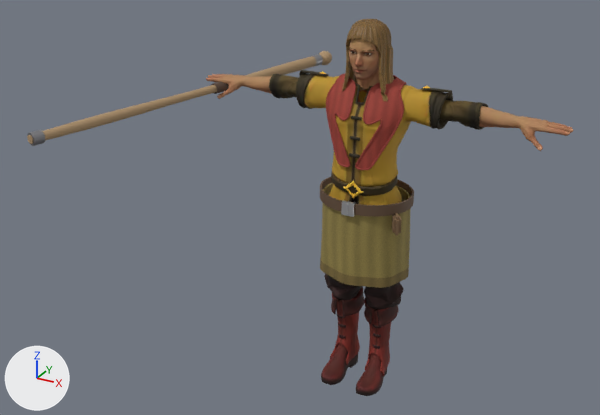
One commit to the glTF model public/models/party/owyn.glb: the scene before it, then after it.
One viewpoint serves both versions: a 50 mm lens placed at (1.48, -3.31, 2.53), pointed at (-0.31, -0.05, 0.9). The axes (+X, +Y, +Z) are drawn at lower left. The lights are the same throughout. The older version comes first. Where no turn or scale is listed for an object, it has been applied to the vertices. Vertices at exactly the same position are counted once.

The older version as bpy lines, for what is in view:
```python
ob_belt = bpy.data.objects.new('belt', me_belt)
ob_belt.location = (0.0, 0.0, 0.0)
ob_belt_buckle = bpy.data.objects.new('belt_buckle', me_belt_buckle)
ob_belt_buckle.location = (0.0, 0.0, 0.0)
ob_hair_gen = bpy.data.objects.new('hair_gen', me_hair_gen)
ob_hair_gen.location = (0.0, 0.0, 0.0)
ob_head = bpy.data.objects.new('Head', me_sphere_005_retopology_004)
ob_head.location = (0.0, 0.0, 0.0)
ob_pouch = bpy.data.objects.new('pouch', me_pouch)
ob_pouch.location = (0.0, 0.0, 0.0)
ob_tunic_skirt = bpy.data.objects.new('tunic_skirt', me_tunic_skirt)
ob_tunic_skirt.location = (0.0, 0.0, 0.0)
ob_weapon = bpy.data.objects.new('weapon', me_staff)
ob_weapon.location = (-0.778, 0.07, 1.422)
# also in view: 'Male_Peasant_Arms' at (0.0, 0.06, 1.45); 'Male_Peasant_Legs' at (0.0, 0.04, 0.73); 'vcollar_edge' at (0.0, 0.01, 1.38); 'vcollar' at (0.0, 0.01, 1.37); 'Male_Peasant_Body' at (0.0, 0.03, 1.24)
```
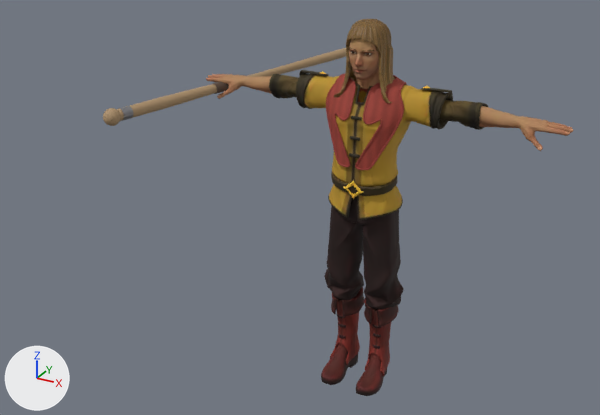
Where the newer file only moved an object's origin or applied its transform, the numbers keep the older frame.

Where the change shows, as pixel boxes (x1, y1, x2, y2) in the pictures (600 x 415 px; the box of a moved part takes in the faces that stretch with it):
'tunic_skirt', deleted (brown): before (320, 183, 410, 288)
    faces in mat_tunic: (321, 183, 410, 278)
    faces in mat_tunic_hem: (320, 258, 409, 288)
'weapon', reshaped: before (27, 51, 332, 146); after (103, 48, 346, 126)
'hair_gen', reshaped (32% wider): before (339, 19, 394, 101); after (334, 19, 407, 103)
'belt', deleted (brown): before (320, 177, 414, 216)
'belt_buckle', deleted: before (341, 200, 355, 217)
'pouch', deleted: before (392, 213, 401, 235)
part 1 of me_hair_gen, moved or reshaped: before (339, 67, 394, 101); after (334, 67, 407, 103)
'Male_Peasant_Legs', unchanged, uncovered by the edit: (324, 196, 404, 310) in both

What the commit changed:
me_hair_gen is used by ob_hair_gen; location (0.0, 0.0, 0.0).
me_hair_gen had 10314 vertices, 20636 faces and spanned x -0.129..0.127, y -0.099..0.149, z 1.451..1.826.
me_hair_gen now has 10314 vertices, 20636 faces and spans x -0.155..0.161, y -0.099..0.155, z 1.456..1.826.
me_hair_gen part 1: 1239 of 10314 vertices moved; they spanned x -0.129..0.127, y -0.049..0.149, z 1.451..1.614 and now span x -0.155..0.161, y -0.059..0.155, z 1.456..1.613; mean shift (0.001, 0.012, 0.0); largest move (0.085, 0.062, 1.532) -> (0.138, 0.104, 1.53).
me_staff is used by ob_weapon; location (-0.778, 0.07, 1.422).
me_staff had 308 vertices, 568 faces and spanned x -0.34..0.24, y -1.04..0.7, z -0.06..0.06.
me_staff now has 308 vertices, 568 faces and spans x -0.24..0.34, y -0.7..1.04, z -0.06..0.06.
me_staff part 2: the whole mesh is multiplied about the mesh origin by the matrix ((0.522, -0.473, 0.709), (-0.473, -0.853, -0.221), (0.709, -0.221, -0.67)).
Object 'belt' (ob_belt) is deleted.
Object 'belt_buckle' (ob_belt_buckle) is deleted.
Object 'pouch' (ob_pouch) is deleted.
Object 'tunic_skirt' (ob_tunic_skirt) is deleted.
